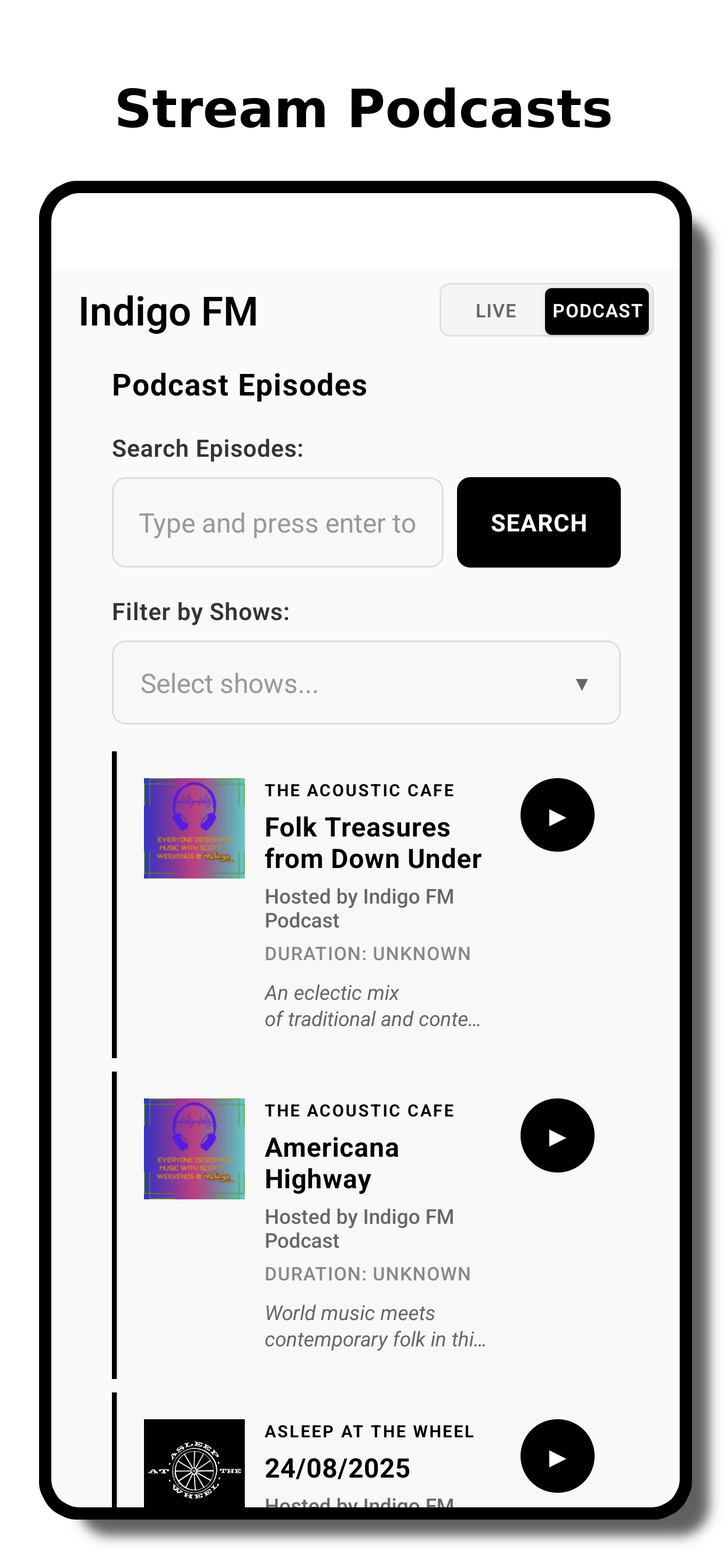
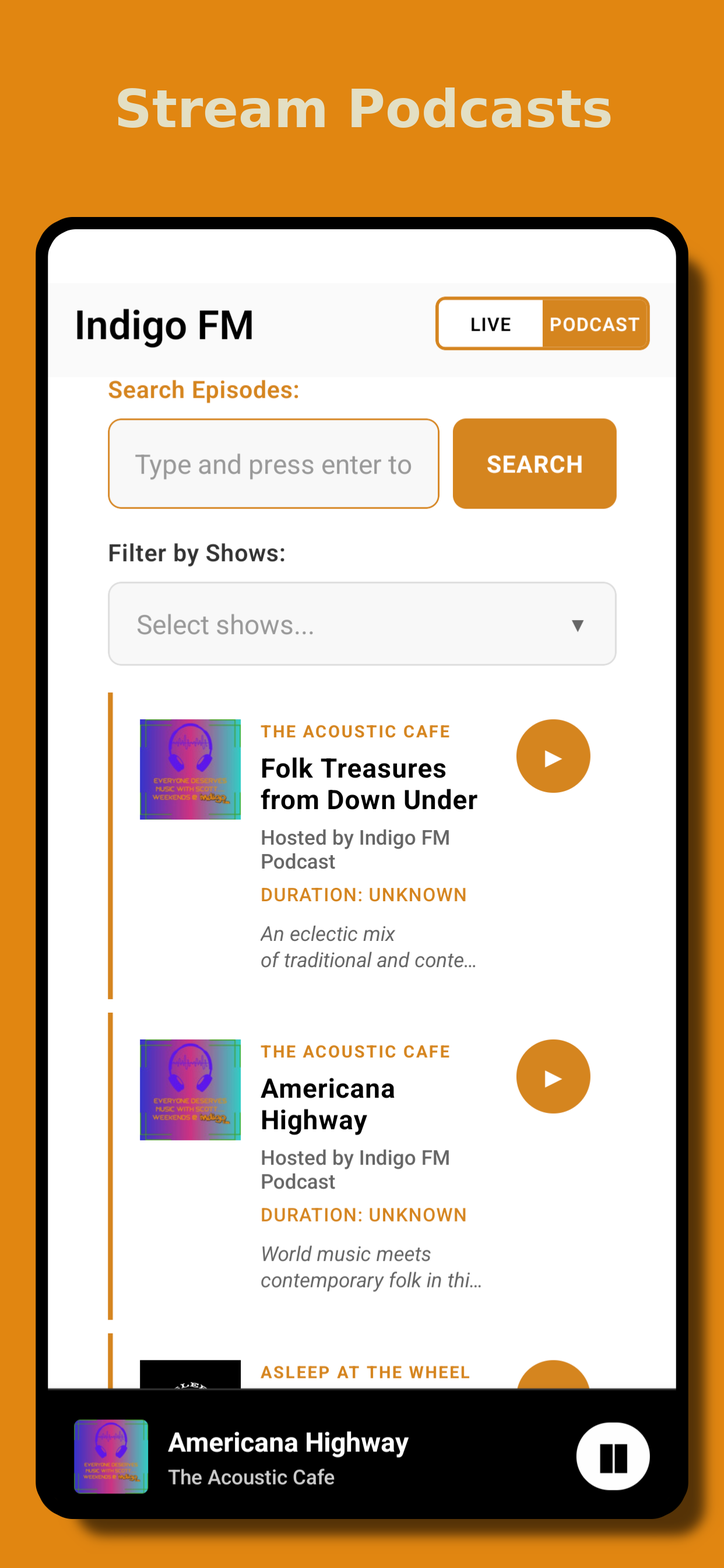
Layers edited between the first and the second 724px x 1568px image:
added layer "border #2" above "Screenshot_20250912-232521.png" over [35, 217, 689, 1519]
added layer "Screenshot_20250912-232521.png" above "Stream Podcasts" over [47, 228, 724, 1554]
painted on "Stream Podcasts" over [117, 87, 612, 128]
removed layer "border" over [39, 180, 693, 1520]
removed layer "podcast.png" over [51, 190, 724, 1554]
painted on "border #1" over [0, 0, 724, 1568]
